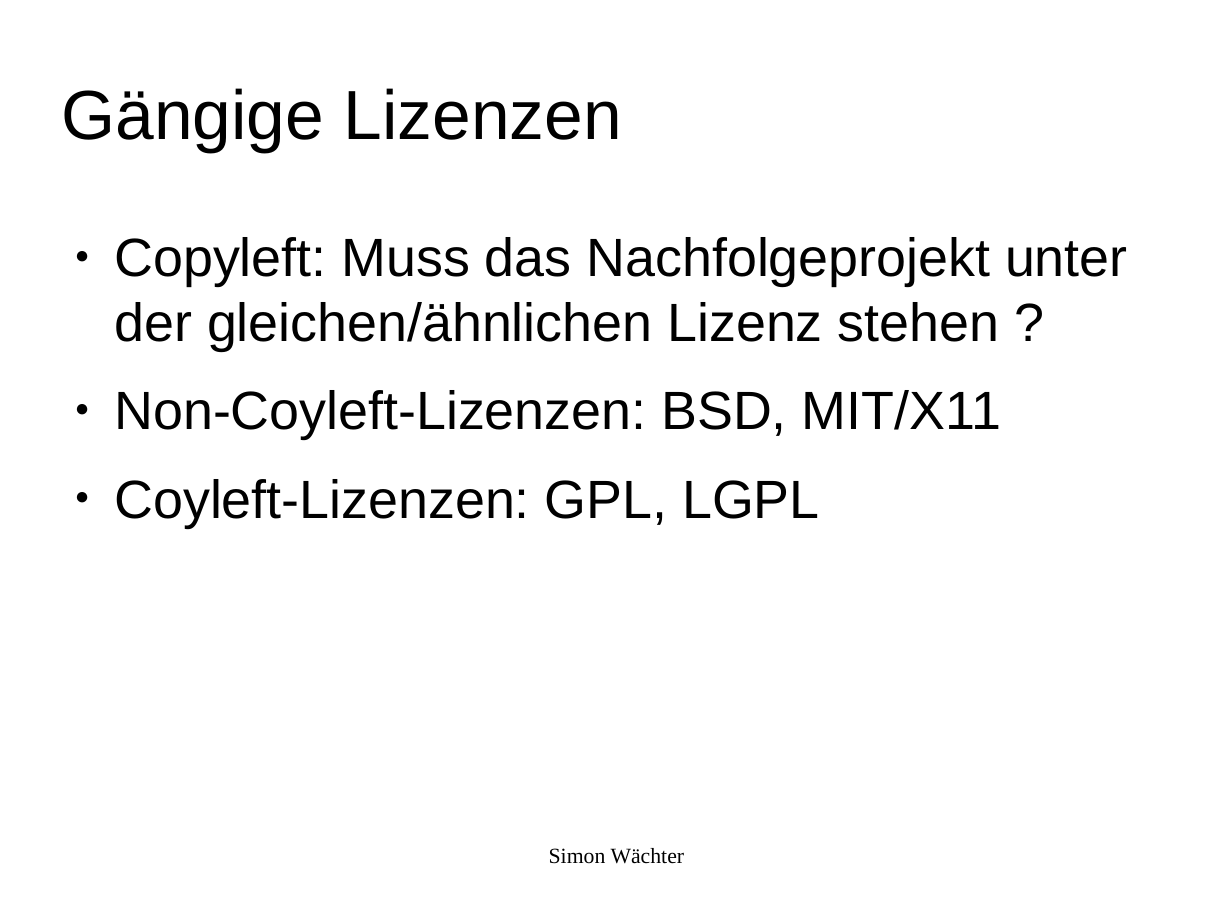
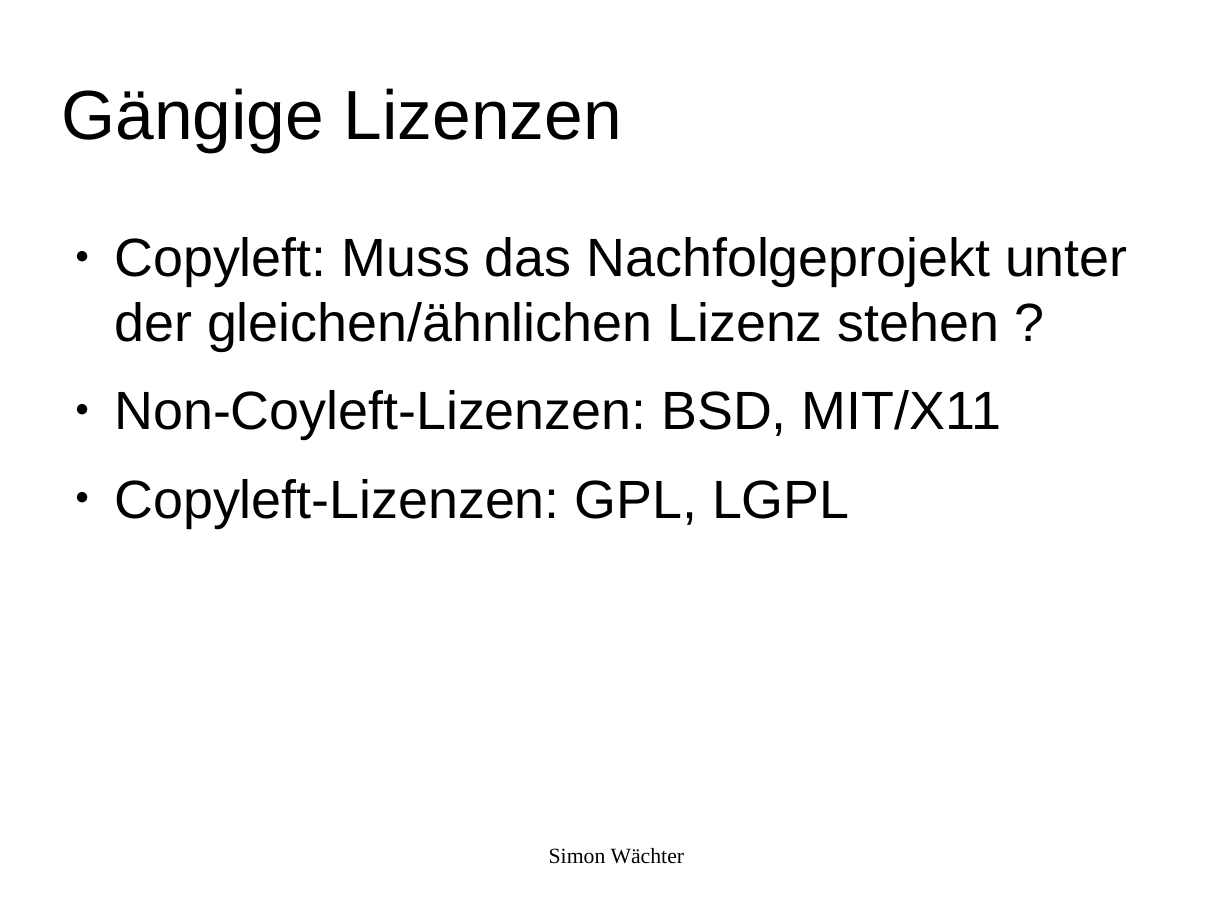
Before and after one commit to swaechter/presentations, a slide deck: slide 12 of 2014_05_10_Ubucon_2014/Freie_Software_Was_ist_das.odp. Drawn at 1232x924 pixels with LibreOffice and Linux fonts; fonts in the diff are those of the drawing; background and template pictures are left out. Boxes give left, top, right and bottom in pixels: in the first picture for what was removed or moved away, otherwise in the second. Text is boxed around its words. In the diff, an @@ line names an element or a change of style, - is before the commit and + after.

```diff
--- a/2014_05_10_Ubucon_2014/Freie_Software_Was_ist_das.odp
+++ b/2014_05_10_Ubucon_2014/Freie_Software_Was_ist_das.odp
@@ text at bbox=[114, 479, 850, 527]: text changed @@
-● Coyleft-Lizenzen: GPL, LGPL
+● Copyleft-Lizenzen: GPL, LGPL
```
Also in this commit, not shown: 3 other slides changed.
